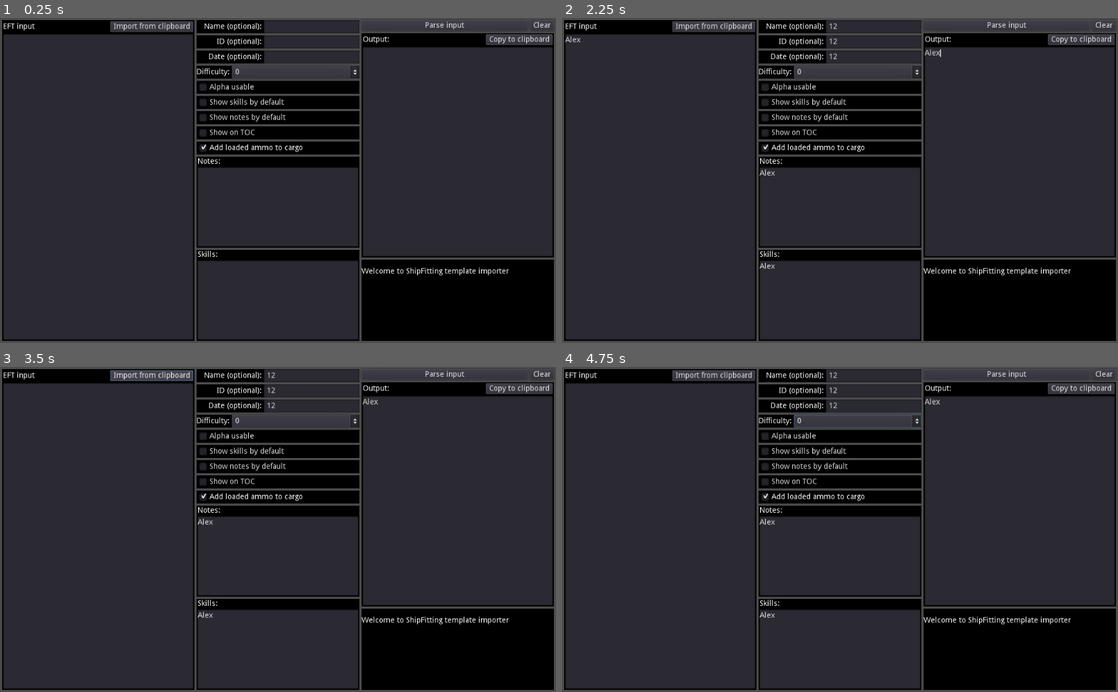
Above: before the commit, frames 1-4 (two rows, left to right).
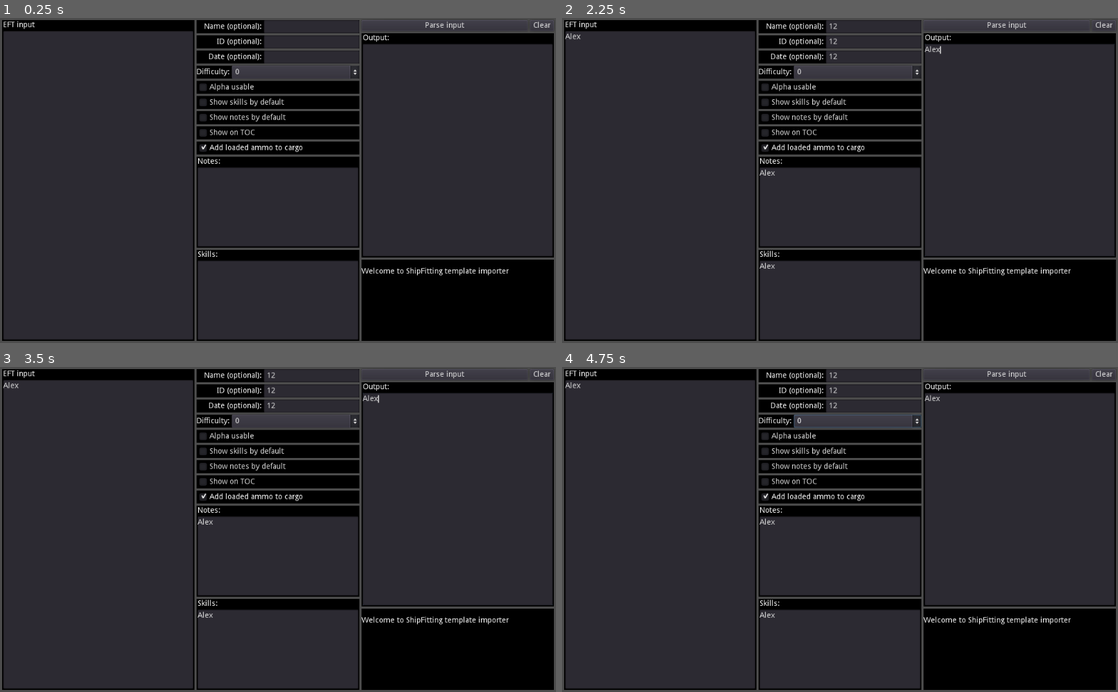
Above: after the commit, the same moments.

Repository: Hirmuolio/ShipFitting-template-creator
Game: Godot game, scene res://main.tscn
Two runs of this game, one before a commit and one after it. Both use one fixed random seed, a clock stepped at 60 frames per second and the inputs below.
Inputs (mouse positions are in pixels of both pictures, inside the frame that each line leads up to):
- Up to frame 1 (0.25 s): no input
- Up to frame 2 (2.25 s): click (662, 187) at 0.52 s; type "Alex" at 0.6 s; click (873, 27) at 0.75 s; type "12" at 0.83 s; click (873, 40) at 0.98 s; type "12" at 1.07 s; click (873, 57) at 1.27 s; type "12" at 1.35 s; click (840, 206) at 1.5 s; type "Alex" at 1.58 s; click (840, 300) at 1.73 s; type "Alex" at 1.82 s; click (1017, 151) at 2.02 s; type "Alex" at 2.1 s
- Up to frame 3 (3.5 s): click (150, 376) at 2.75 s, where only the run before the commit has a clickable "Import from clipboard"
- Up to frame 4 (4.75 s): click "0" at 3.5 s; click "Alpha usable" at 4.25 s

The runs differ from the first frame. In frame 1, 1.6% of the frame differs, in the area x 0-100%, y 0-9%; in frame 2, 1.7%; in frame 3, 1.7%, in the area x 0-100%, y 0-74%; in frame 4, 1.7%.
Error in both runs: Trying to assign value of type 'Nil' to a variable of type 'Dictionary'. (res://main.gd:47)

Commit message:
git

Diff:
--- a/esi calling/esi caller.gd
+++ b/esi calling/esi caller.gd
@@ -5,8 +5,6 @@
 var base_url : String = 'https://esi.evetech.net'
 
 onready var parent_node : Node = get_node("..")
-
-signal call_completed
 
 # Called when the node enters the scene tree for the first time.
 func _ready():
@@ -59,7 +57,7 @@
 				keep_trying = false
 	return response
 
-func _on_HTTPRequest_request_completed(result, response_code, headers, body):
+func _on_HTTPRequest_request_completed(_result, response_code, _headers, body):
 	var json = JSON.parse(body.get_string_from_utf8() )
 
 	response = {}
--- a/input scenes/text input big.gd
+++ b/input scenes/text input big.gd
@@ -5,13 +5,13 @@
 var contents : String = ""
 onready var input_node : Node = get_node( "VBoxContainer/TextEdit" )
 export var label : String = "" setget set_label
-export var show_import : bool = false
-export var show_export : bool = false
+export var show_import_b : bool = false
+export var show_export_b : bool = false
 
 func _ready():
-	if show_import:
+	if show_import_b:
 		show_import()
-	if show_export:
+	if show_export_b:
 		show_export()
 
 
--- a/main.tscn
+++ b/main.tscn
@@ -35,7 +35,6 @@
 margin_right = 354.0
 margin_bottom = 592.0
 label = "EFT input"
-show_import = true
 
 [node name="VBoxContainer2" type="VBoxContainer" parent="HBoxContainer"]
 margin_left = 358.0
@@ -172,7 +171,6 @@
 margin_right = 354.0
 margin_bottom = 438.0
 label = "Output:"
-show_export = true
 
 [node name="TextureRect" parent="HBoxContainer/VBoxContainer3" instance=ExtResource( 6 )]
 margin_top = 442.0
--- a/project.godot
+++ b/project.godot
@@ -20,7 +20,13 @@
 run/low_processor_mode=true
 config/icon="res://icon.png"
 
+[display]
+
+window/energy_saving/keep_screen_on=false
+
 [rendering]
 
+quality/intended_usage/framebuffer_allocation=0
+quality/intended_usage/framebuffer_allocation.mobile=0
 quality/2d/use_pixel_snap=true
 environment/default_environment="res://default_env.tres"
